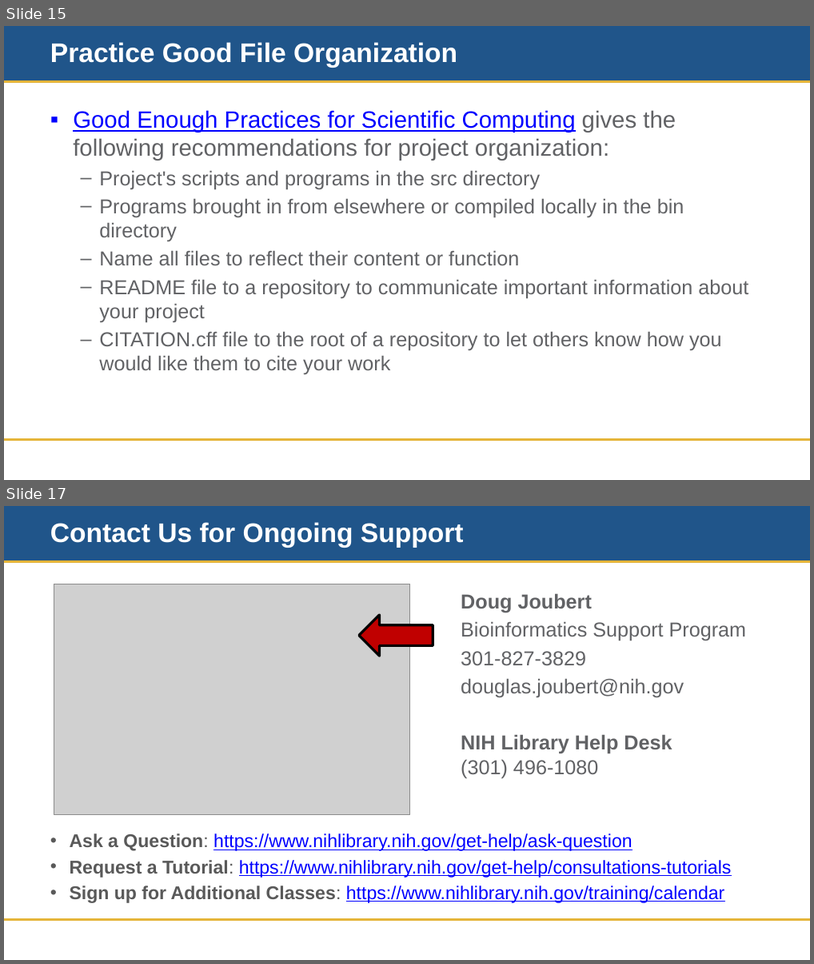
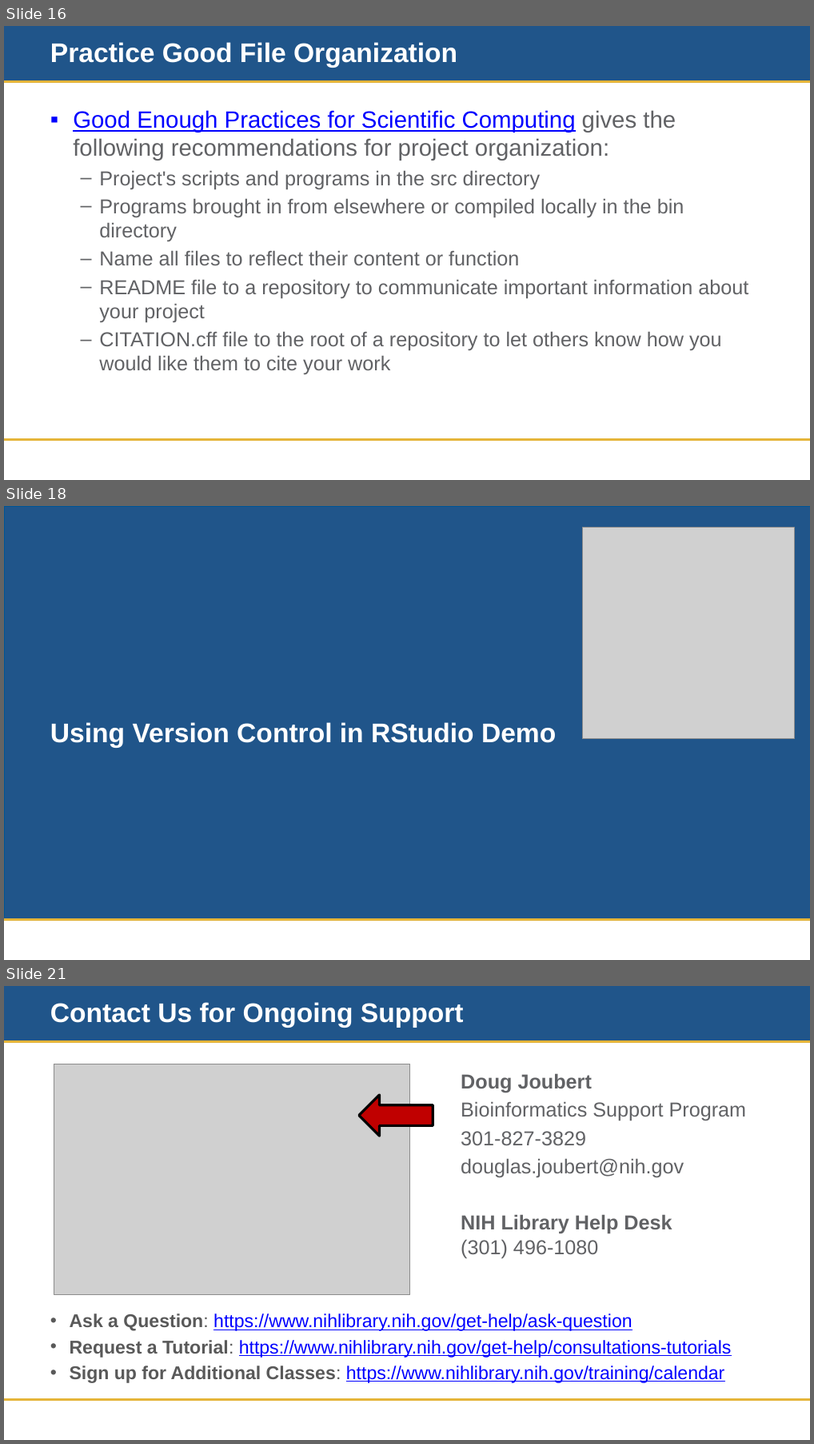
Before and after one commit to doujouDC/nihl-intro-r-classes, a slide deck: r-project-mgmt-repro/nih-r-project-mgmt-training-material/nihl-r-project-mgmt.pptx. Shown one above the other, each under a label of ours: slides 15 and 17 before the commit, slides 16, 18 and 21 after it; the slides between them are not shown. The pictures are 814x964 and 814x1444 pixels, drawn with LibreOffice and Linux fonts; fonts in the diff are those of the drawing; grey boxes stand for pictures; background and template pictures are left out. Boxes give left, top, right and bottom in pixels: in the first picture for what was removed or moved away, otherwise in the second. Text is boxed around its words. In the diff, an @@ line names an element or a change of style, - is before the commit and + after.

```diff
--- a/r-project-mgmt-repro/nih-r-project-mgmt-training-material/nihl-r-project-mgmt.pptx
+++ b/r-project-mgmt-repro/nih-r-project-mgmt-training-material/nihl-r-project-mgmt.pptx
@@ slide 18 added at <box>4,506,810,960</box>, background #FFFFFF; not listed: 1 template element that a slide beside it also shows @@
@@ rectangle added at <box>4,506,810,960</box>, fill #20558A, outline #005595 0.75 pt @@
@@ picture added at <box>583,527,794,739</box> @@
@@ title added at <box>50,722,556,748</box>, 32 pt, text #FFFFFF, bold @@
+Using Version Control in RStudio Demo
@@ rectangle added at <box>4,919,810,960</box>, fill #FFFFFF @@
@@ what was slide 15 is now slide 16 @@
@@ what was slide 17 is now slide 21 @@
```
Also in this commit, not shown: 2 slides changed, 3 other slides added, 4 other files.
